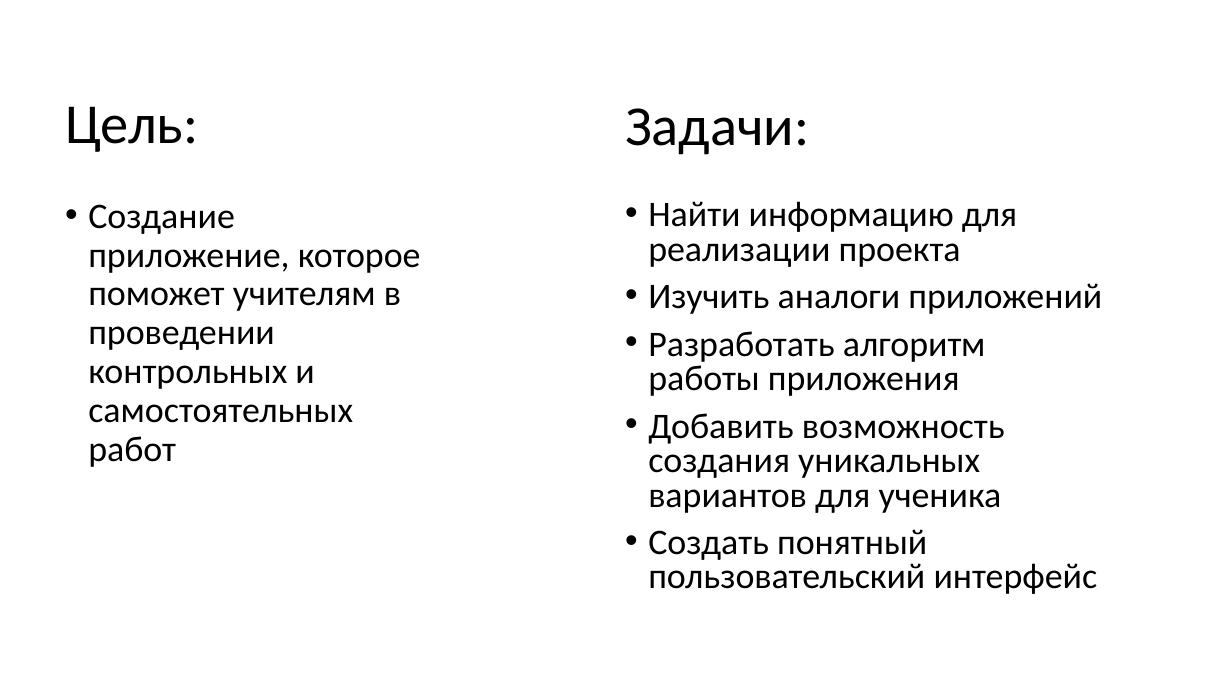
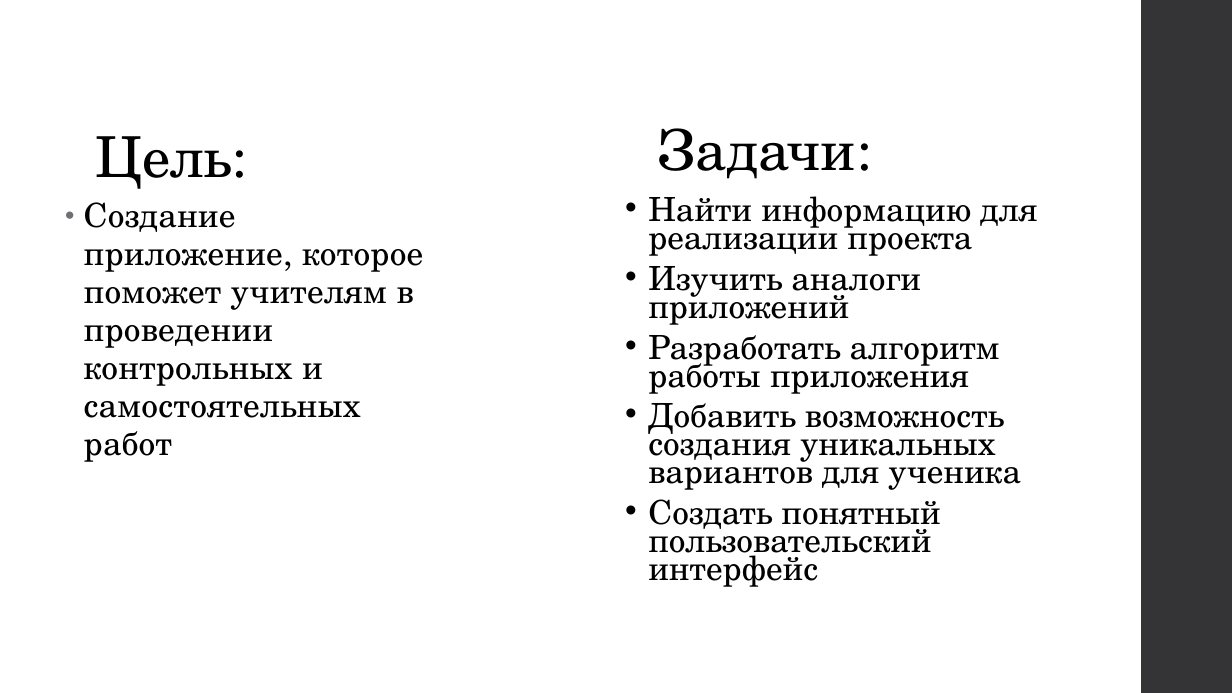
Before and after one commit to Roplik/CBC, a slide deck: slide 2 of python_project.pptx. Drawn at 1232x693 pixels with LibreOffice and Linux fonts; fonts in the diff are those of the drawing. Boxes give left, top, right and bottom in pixels: in the first picture for what was removed or moved away, otherwise in the second. Text is boxed around its words. In the diff, an @@ line names an element or a change of style, - is before the commit and + after.

```diff
--- a/python_project.pptx
+++ b/python_project.pptx
@@ rectangle added at (x1=1141, y1=0, x2=1232, y2=693), fill #353537 @@
@@ title "Цель:" at (x1=96, y1=136, x2=247, y2=189): font Calibri to TeX Gyre Schola, letter spacing 0 to -0.5 pt; alignment left to centre; vertical alignment middle to bottom @@
@@ text "Задачи:" moved from (x1=625, y1=108, x2=810, y2=155) to (x1=657, y1=128, x2=871, y2=179) @@
@@ text "Задачи:" at (x1=657, y1=128, x2=871, y2=179): font Calibri to TeX Gyre Schola @@
@@ text "Создание приложение, которое поможет учителям ..." at (x1=84, y1=202, x2=423, y2=462): size 28 to 26 pt, font Calibri to TeX Gyre Schola, letter spacing 0 to 0.1 pt; indent changed; line spacing 0.9 to 0.95; more space between paragraphs @@
@@ text "Найти информацию для реализации проекта" at (x1=648, y1=196, x2=1037, y2=587): size 28 to 25.9 pt, font Calibri to TeX Gyre Schola; line spacing 0.8 to 0.7 @@
```
Also in this commit, not shown: 3 other slides changed, 5 slides added, 4 slides removed.
